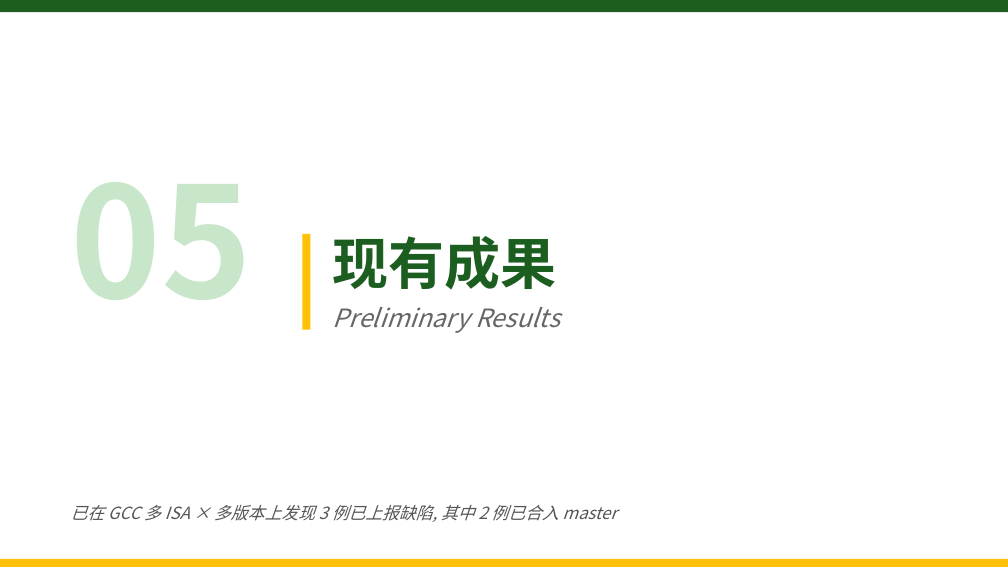
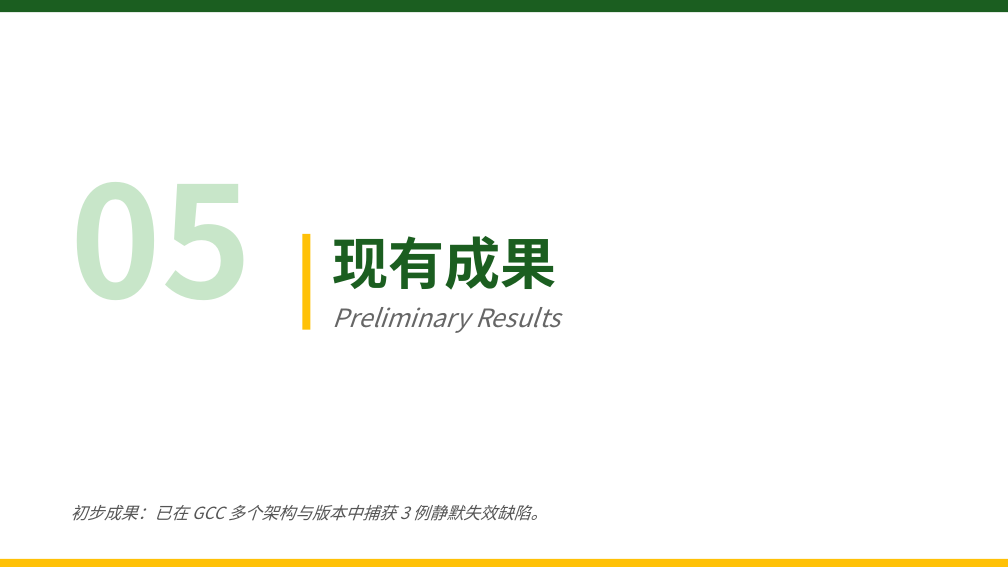
Before and after one commit to zjy-dev/de-fuzz, a slide deck: slide 14 of docs/presentations/pptx-workspace/开题答辩-DeFuzz.pptx. Drawn at 1008x567 pixels with LibreOffice and Linux fonts; fonts in the diff are those of the drawing. Boxes give left, top, right and bottom in pixels: in the first picture for what was removed or moved away, otherwise in the second. Text is boxed around its words. In the diff, an @@ line names an element or a change of style, - is before the commit and + after.

```diff
--- a/docs/presentations/pptx-workspace/开题答辩-DeFuzz.pptx
+++ b/docs/presentations/pptx-workspace/开题答辩-DeFuzz.pptx
@@ text at (71, 505, 547, 521): text changed @@
-已在 GCC 多 ISA × 多版本上发现 3 例已上报缺陷, 其中 2 例已合入 master
+初步成果：已在 GCC 多个架构与版本中捕获 3 例静默失效缺陷。
```
Also in this commit, not shown: 14 other slides changed, 5 slides added, 2 slides removed, 15 other files.
